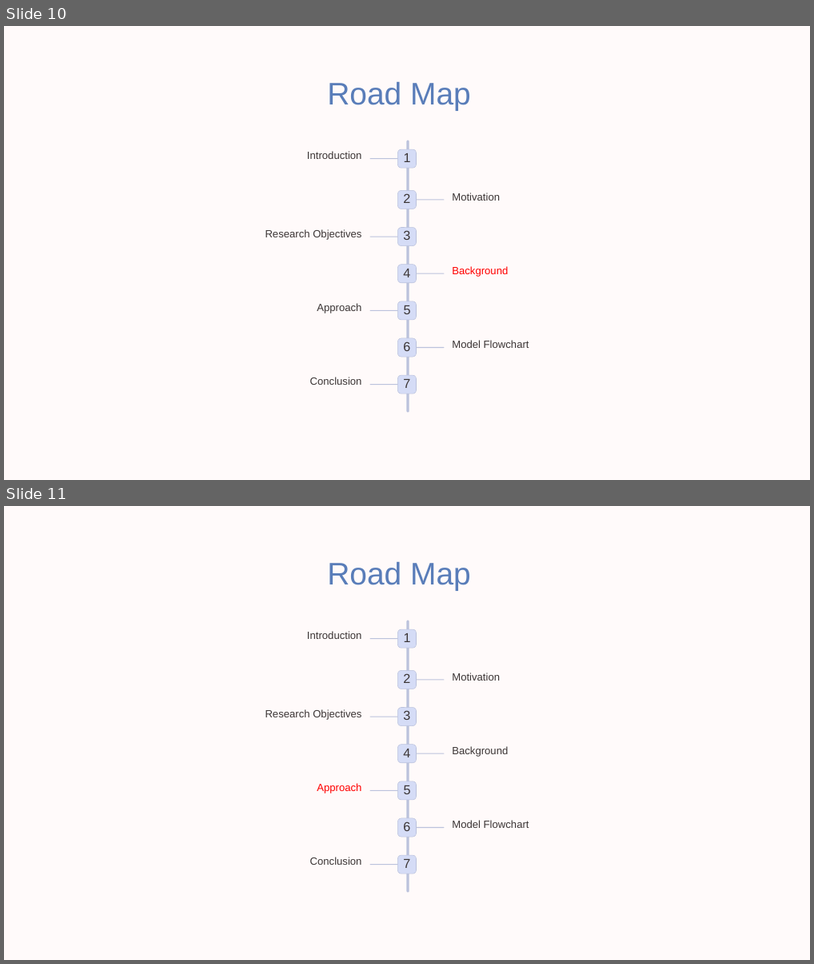
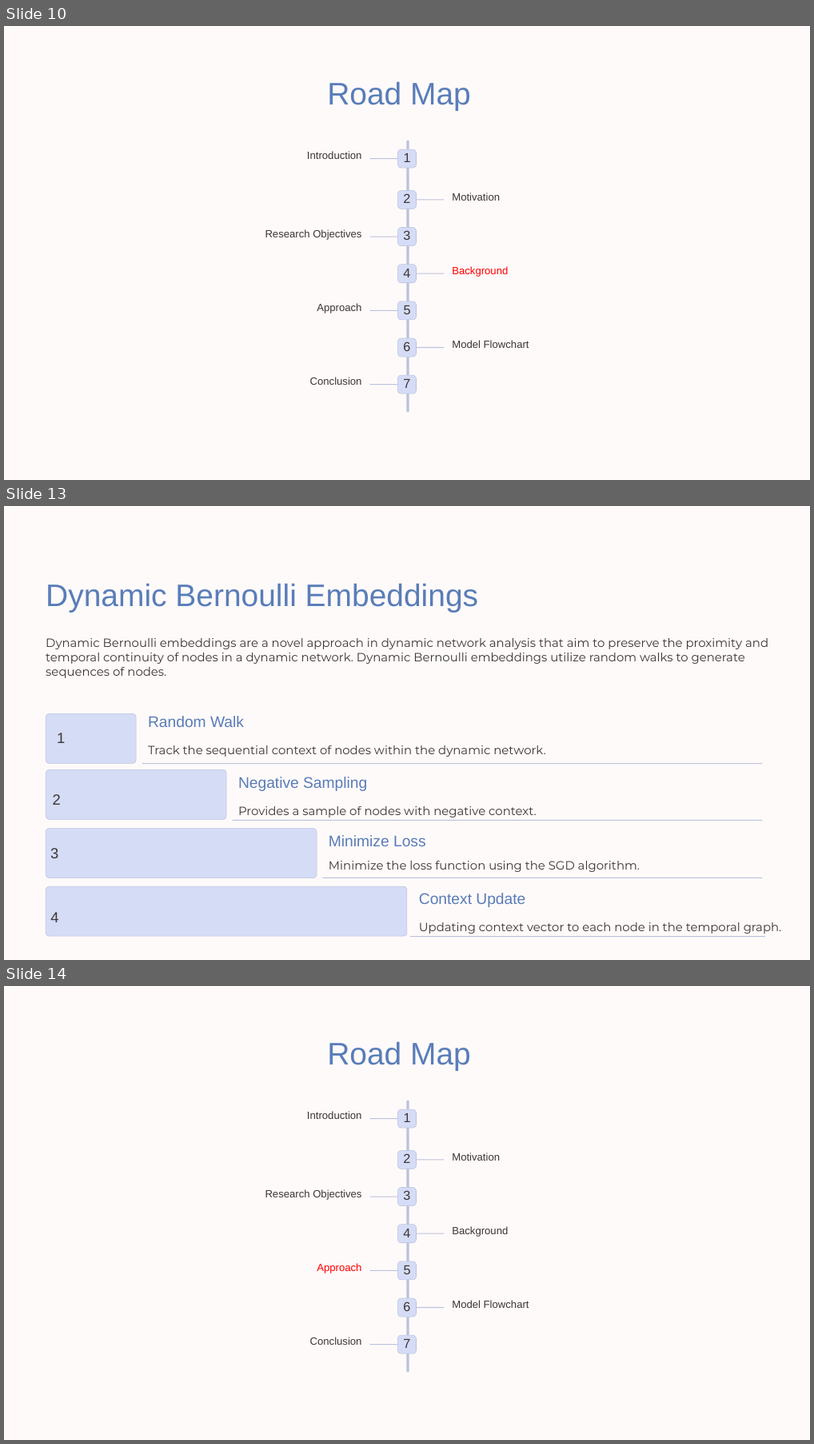
Before and after one commit to AvishayBR/Degree_FinalProject, a slide deck: Project Presentation.pptx. Shown one above the other, each under a label of ours: slides 10 and 11 before the commit, slides 10, 13 and 14 after it; the slides between them are not shown. The pictures are 814x964 and 814x1444 pixels, drawn with LibreOffice and Linux fonts; fonts in the diff are those of the drawing; background and template pictures are left out. Boxes give left, top, right and bottom in pixels: in the first picture for what was removed or moved away, otherwise in the second. Text is boxed around its words. In the diff, an @@ line names an element or a change of style, - is before the commit and + after.

```diff
--- a/Project Presentation.pptx
+++ b/Project Presentation.pptx
@@ slide 13 added at <box>4,506,810,960</box>, background #000000; not listed: 1 template element that a slide beside it also shows @@
@@ text added at <box>46,584,478,612</box>, 44.5 pt, text #597DB9 @@
+Dynamic Bernoulli Embeddings
@@ text added at <box>46,638,769,678</box>, 17 pt, text #3B3535 @@
+Dynamic Bernoulli embeddings are a novel approach in dynamic network analysis that aim to preserve the proximity and temporal continuity of nodes in a dynamic network. Dynamic Bernoulli embeddings utilize random walks to generate sequences of nodes.
@@ rounded rectangle added at <box>46,714,136,763</box>, fill #D5DCF6, outline #BBC2DC 0.6 pt @@
@@ text added at <box>148,716,244,727</box>, 22 pt, text #587CB8 @@
+Random Walk
@@ text added at <box>57,732,65,743</box>, 21 pt, text #3B3535 @@
+1
@@ text added at <box>148,745,546,756</box>, 17 pt, text #3B3535 @@
+Track the sequential context of nodes within the dynamic network.
@@ rounded rectangle added at <box>46,769,226,819</box>, fill #D5DCF6, outline #BBC2DC 0.6 pt @@
@@ rounded rectangle added at <box>142,763,762,764</box>, fill #BBC2DC @@
@@ text added at <box>238,776,367,791</box>, 22 pt, text #587CB8 @@
+Negative Sampling
@@ text added at <box>53,794,61,804</box>, 21 pt, text #3B3535 @@
+2
@@ text added at <box>238,806,537,817</box>, 17 pt, text #3B3535 @@
+Provides a sample of nodes with negative context.
@@ rounded rectangle added at <box>46,828,317,877</box>, fill #D5DCF6, outline #BBC2DC 0.6 pt @@
@@ rounded rectangle added at <box>232,820,762,820</box>, fill #BBC2DC @@
@@ text added at <box>329,835,426,846</box>, 22 pt, text #587CB8 @@
+Minimize Loss
@@ text added at <box>50,848,58,858</box>, 21 pt, text #3B3535 @@
+3
@@ text added at <box>329,860,640,872</box>, 17 pt, text #3B3535 @@
+Minimize the loss function using the SGD algorithm.
@@ rounded rectangle added at <box>46,886,407,936</box>, fill #D5DCF6, outline #BBC2DC 0.6 pt @@
@@ rounded rectangle added at <box>323,877,763,878</box>, fill #BBC2DC @@
@@ text added at <box>50,912,58,922</box>, 21 pt, text #3B3535 @@
+4
@@ text added at <box>419,892,526,907</box>, 22 pt, text #587CB8 @@
+Context Update
@@ rounded rectangle added at <box>410,936,766,937</box>, fill #BBC2DC @@
@@ text added at <box>419,922,782,933</box>, 17 pt, text #3B3535 @@
+Updating context vector to each node in the temporal graph.
@@ what was slide 11 is now slide 14 @@
```
Also in this commit, not shown: 2 slides changed, 3 other slides added, 14 slides removed.
